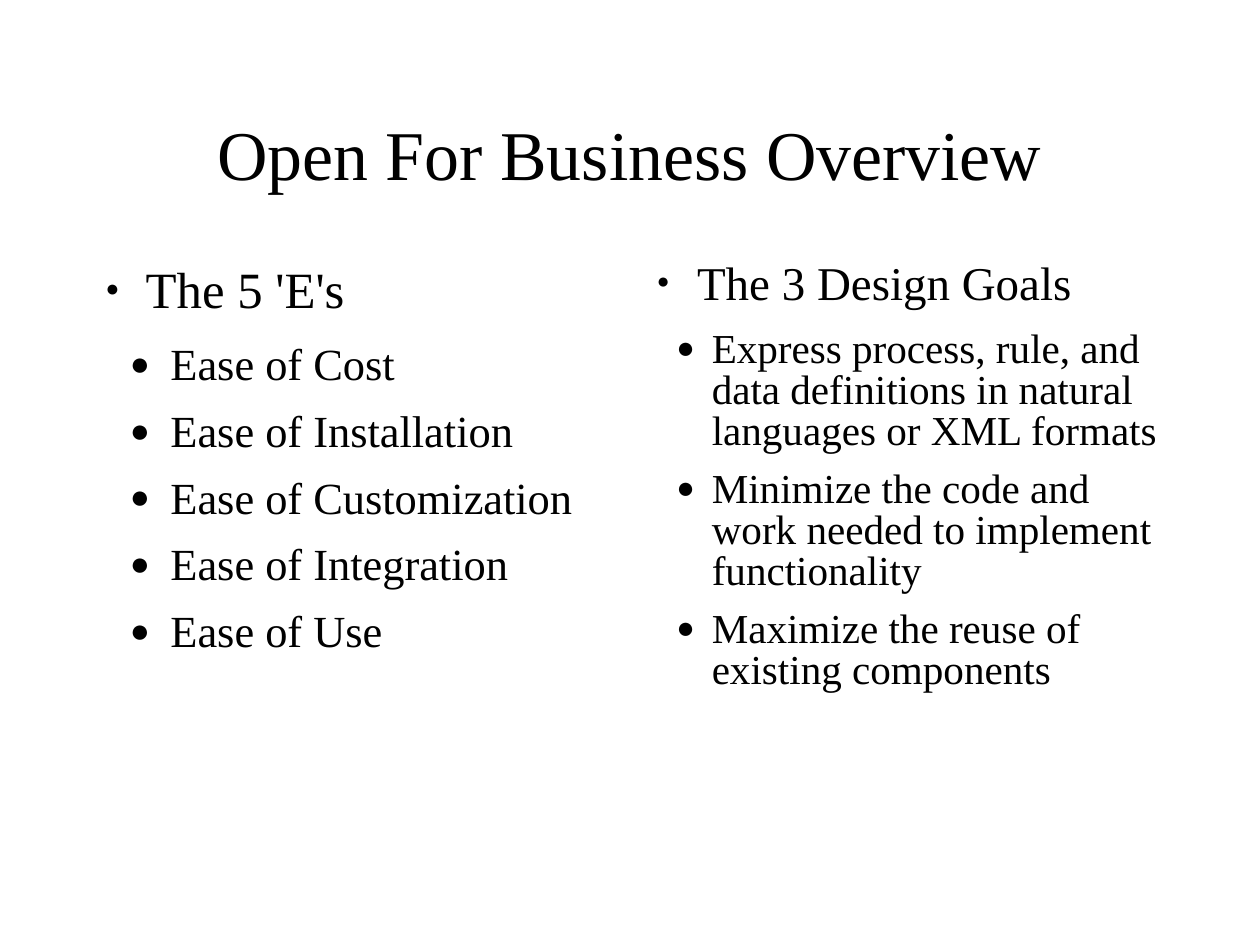
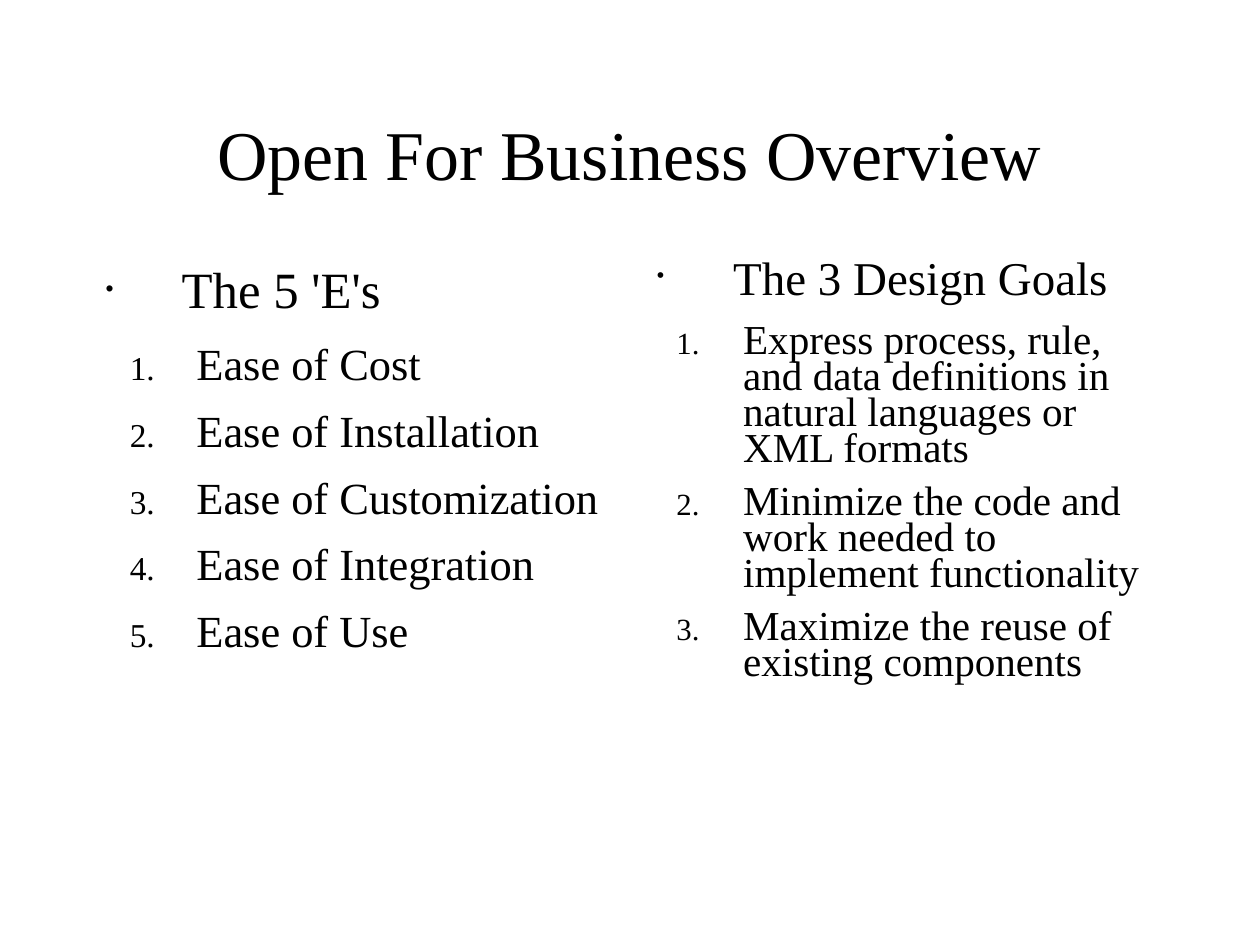
Before and after one commit to delan/OFBiz, a slide deck: slide 1 of website/ofbiz-overview.ppt. Drawn at 1260x945 pixels with LibreOffice and Linux fonts; fonts in the diff are those of the drawing. Boxes give left, top, right and bottom in pixels: in the first picture for what was removed or moved away, otherwise in the second. Text is boxed around its words. In the diff, an @@ line names an element or a change of style, - is before the commit and + after.

```diff
--- a/website/ofbiz-overview.ppt
+++ b/website/ofbiz-overview.ppt
@@ text "The 5 'E's" at (182, 272, 598, 648): bullet ● to •; bullet ● to 1. @@
@@ text "The 3 Design Goals" at (733, 262, 1139, 685): bullet ● to •; line spacing 0.83 to 0.73; bullet ● to 1. @@
```
Also in this commit, not shown: 2 other slides changed.
